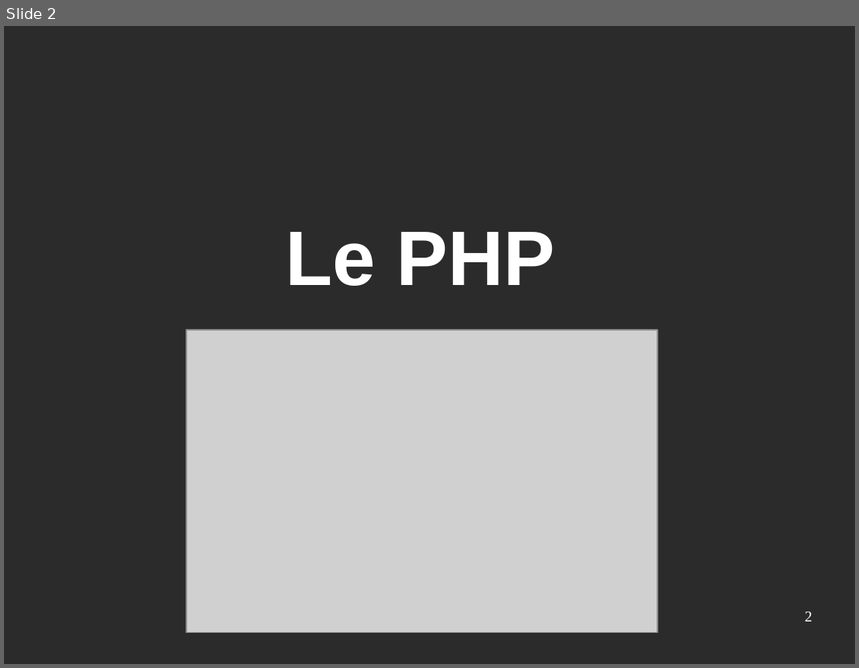
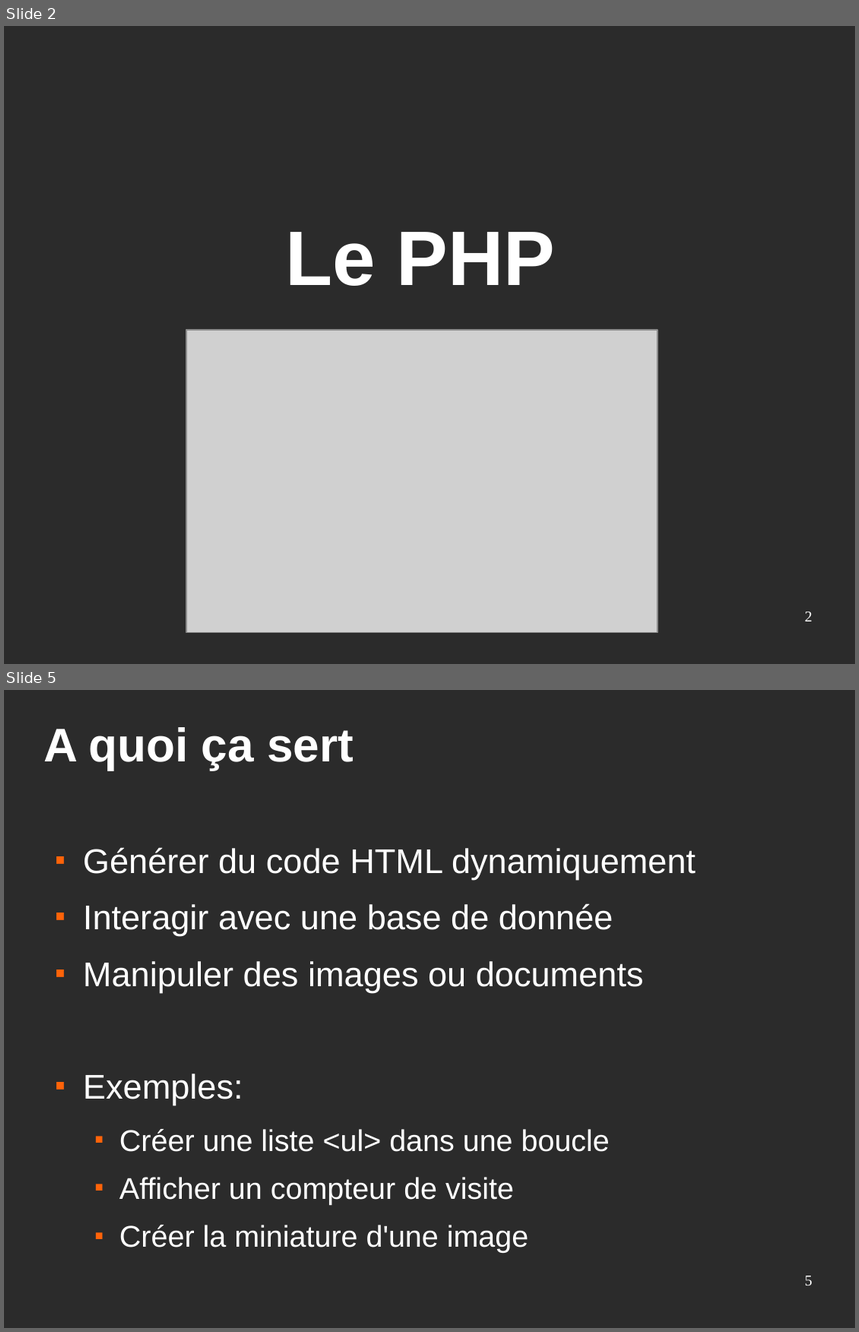
Before and after one commit to Eirbware/Formation, a slide deck: presentations/php.odp. Shown one above the other, each under a label of ours: slide 2 before the commit, slides 2 and 5 after it; the slides between them are not shown. The pictures are 859x668 and 859x1332 pixels, drawn with LibreOffice and Linux fonts; fonts in the diff are those of the drawing; grey boxes stand for pictures; background and template pictures are left out; a plain dark background stands for a picture behind light text. Boxes give left, top, right and bottom in pixels: in the first picture for what was removed or moved away, otherwise in the second. Text is boxed around its words. In the diff, an @@ line names an element or a change of style, - is before the commit and + after.

Commit message:
Quelques pages d'intro sur PHP + des exemples de code

```diff
--- a/presentations/php.odp
+++ b/presentations/php.odp
@@ slide 5 added at [4,690,855,1328], background picture (left out) @@
@@ title added at [44,727,354,771], 44 pt, text #FFFFFF, bold @@
+A quoi ça sert
@@ text added at [83,847,696,1253], 32 pt, text #FFFFFF @@
+■ Générer du code HTML dynamiquement
+■ Interagir avec une base de donnée
+■ Manipuler des images ou documents
+■ Exemples:
+  ■ Créer une liste <ul> dans une boucle
+  ■ Afficher un compteur de visite
+  ■ Créer la miniature d'une image
@@ page number added at [805,1276,813,1286], 14 pt, text #FFFFFF @@
+5
```
Also in this commit, not shown: 11 other slides added.
